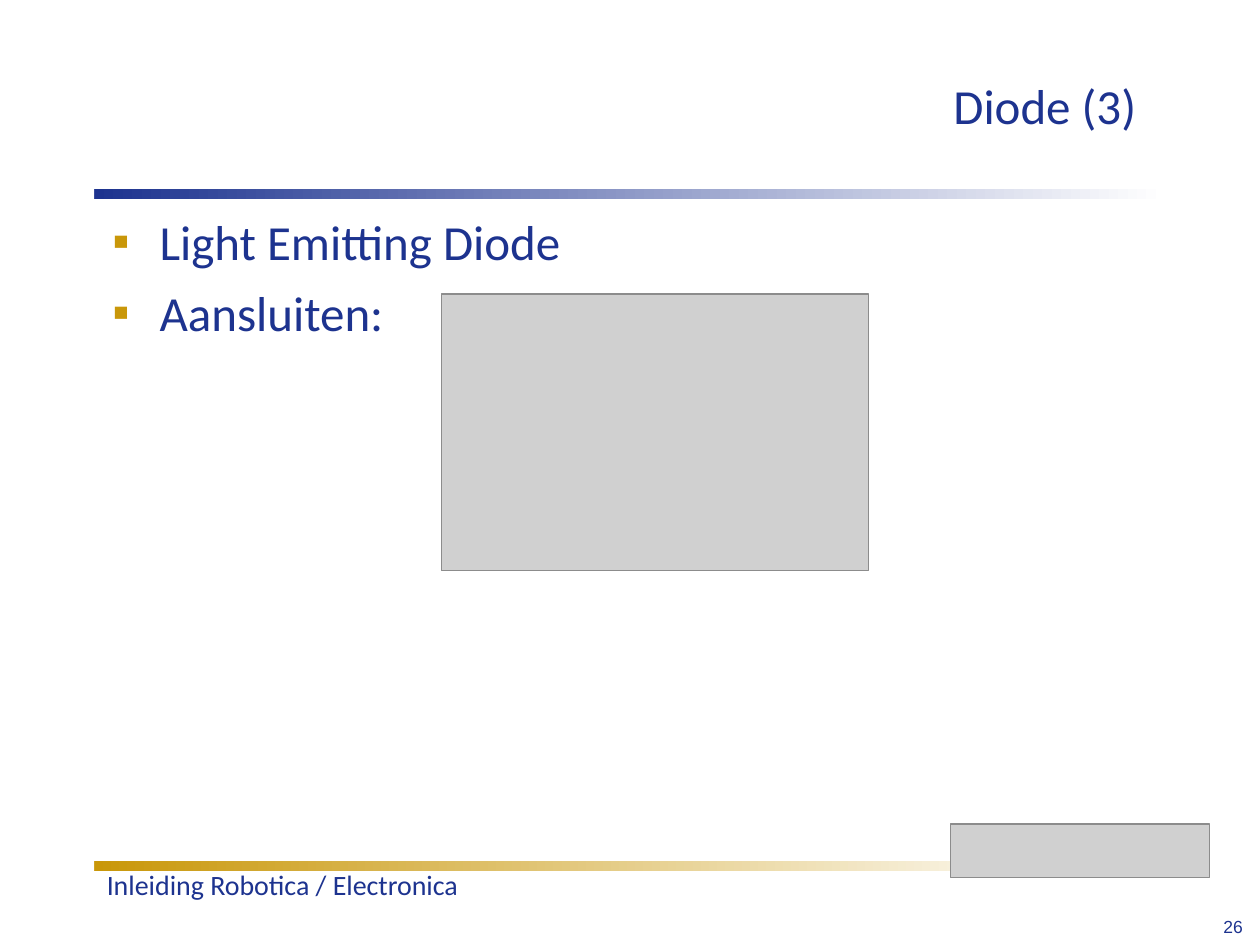
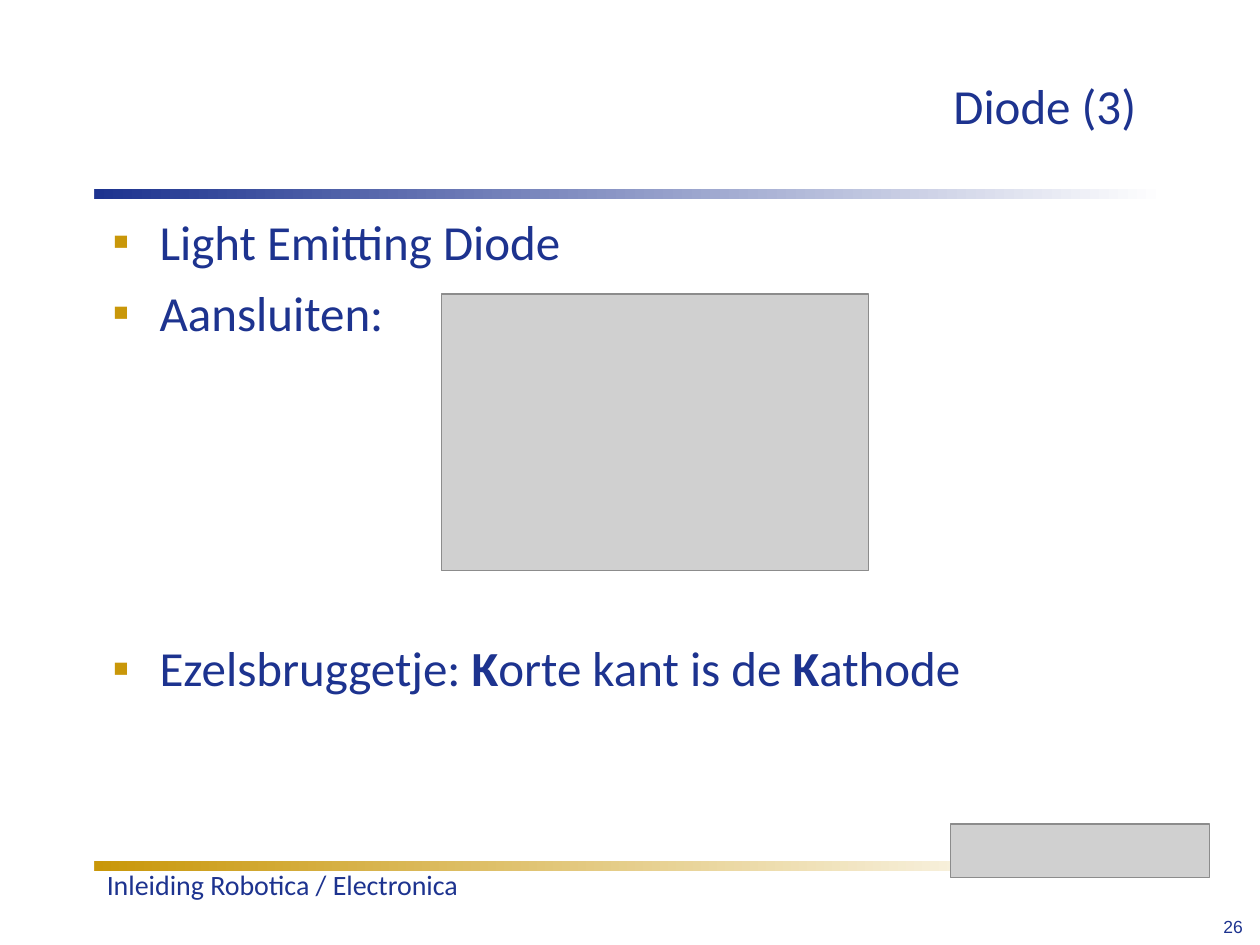
Before and after one commit to humiq/Greendevelopment, a slide deck: slide 26 of trunk/documents/Colleges/ISIROB College 1.ppt. Drawn at 1260x945 pixels with LibreOffice and Linux fonts; fonts in the diff are those of the drawing; grey boxes stand for pictures; background and template pictures are left out. Boxes give left, top, right and bottom in pixels: in the first picture for what was removed or moved away, otherwise in the second. Text is boxed around its words. In the diff, an @@ line names an element or a change of style, - is before the commit and + after.

```diff
--- a/trunk/documents/Colleges/ISIROB College 1.ppt
+++ b/trunk/documents/Colleges/ISIROB College 1.ppt
@@ text at <box>160,652,961,695</box>: paragraph added @@
+▪ Ezelsbruggetje: Korte kant is de Kathode
```
Also in this commit, not shown: 3 other slides changed, 6 other files.
